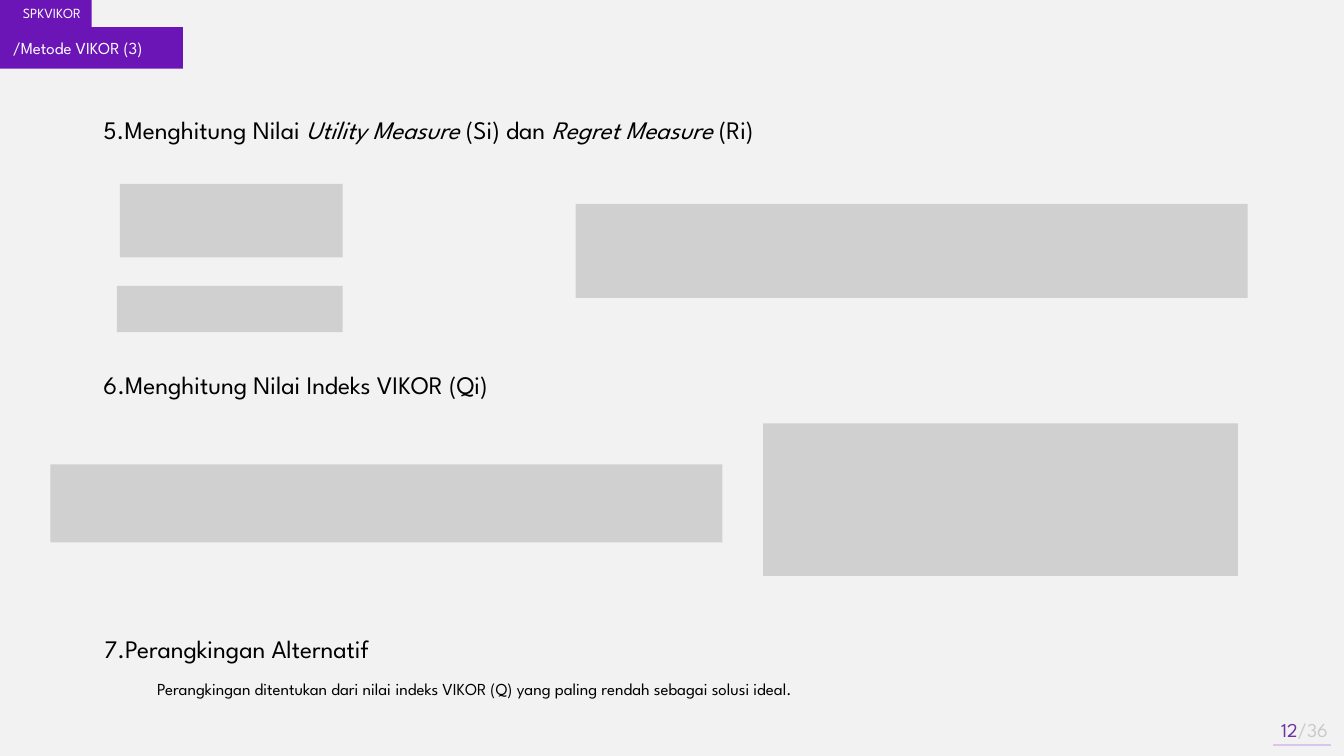
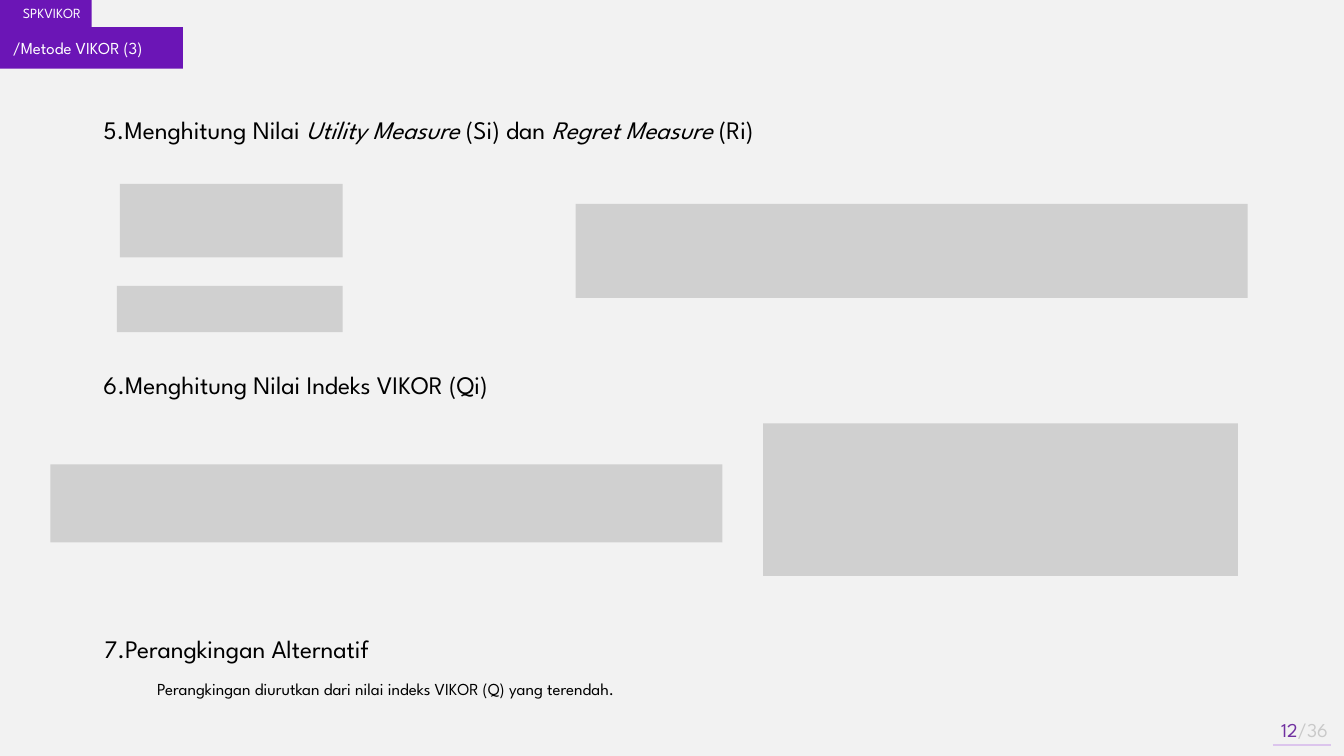
Before and after one commit to akhmadali7/TugasAkhir, a slide deck: slide 12 of PPT - TA - Akhmad Ali Sajidin.pptx. Drawn at 1344x756 pixels with LibreOffice and Linux fonts; fonts in the diff are those of the drawing; grey boxes stand for pictures. Boxes give left, top, right and bottom in pixels: in the first picture for what was removed or moved away, otherwise in the second. Text is boxed around its words. In the diff, an @@ line names an element or a change of style, - is before the commit and + after.

```diff
--- a/PPT - TA - Akhmad Ali Sajidin.pptx
+++ b/PPT - TA - Akhmad Ali Sajidin.pptx
@@ text at bbox=[157, 683, 614, 699]: text changed @@
-Perangkingan ditentukan dari nilai indeks VIKOR (Q) yang paling rendah sebagai solusi ideal.
+Perangkingan diurutkan dari nilai indeks VIKOR (Q) yang terendah.
```
Also in this commit, not shown: 9 other slides changed, 38 other files.
